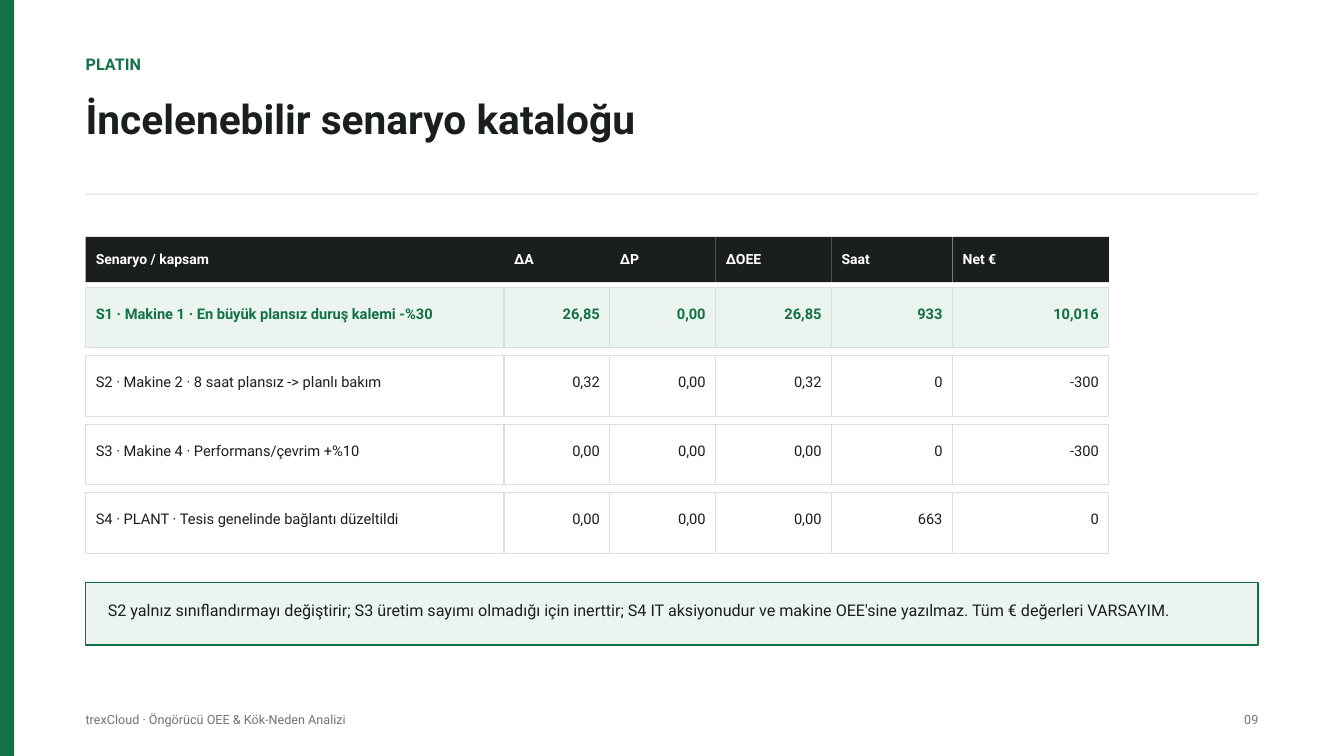
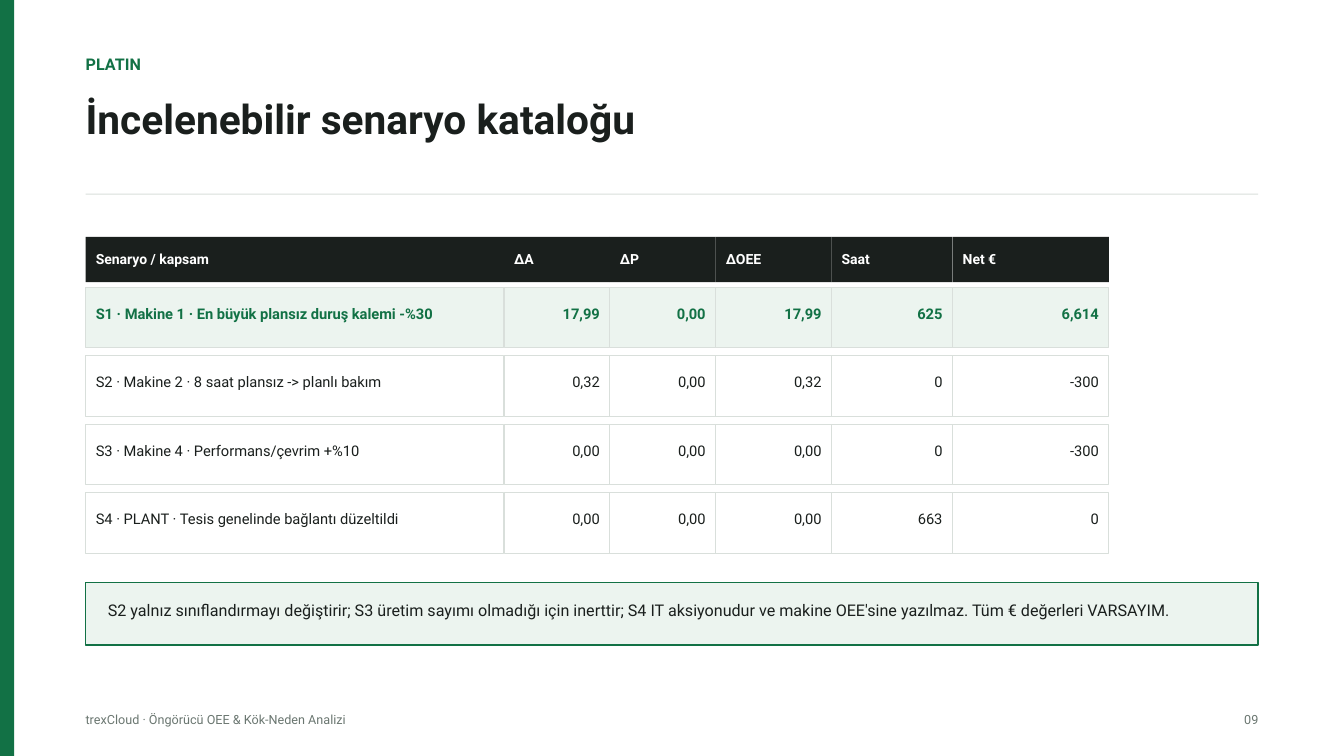
Before and after one commit to kaanrkaraman/trexcloud-oee-rca, a slide deck: slide 9 of trexCloud_Sunum.pptx. Drawn at 1344x756 pixels with LibreOffice and Linux fonts; fonts in the diff are those of the drawing. Boxes give left, top, right and bottom in pixels: in the first picture for what was removed or moved away, otherwise in the second. Text is boxed around its words. In the diff, an @@ line names an element or a change of style, - is before the commit and + after.

```diff
--- a/trexCloud_Sunum.pptx
+++ b/trexCloud_Sunum.pptx
@@ text at bbox=[563, 308, 600, 322]: text changed @@
-26,85
+17,99
@@ text at bbox=[784, 308, 821, 322]: text changed @@
-26,85
+17,99
@@ text at bbox=[917, 308, 942, 319]: text changed @@
-933
+625
@@ text at bbox=[1062, 308, 1099, 322]: text changed @@
-10,016
+6,614
```
Also in this commit, not shown: 7 slides added, 15 other files.
